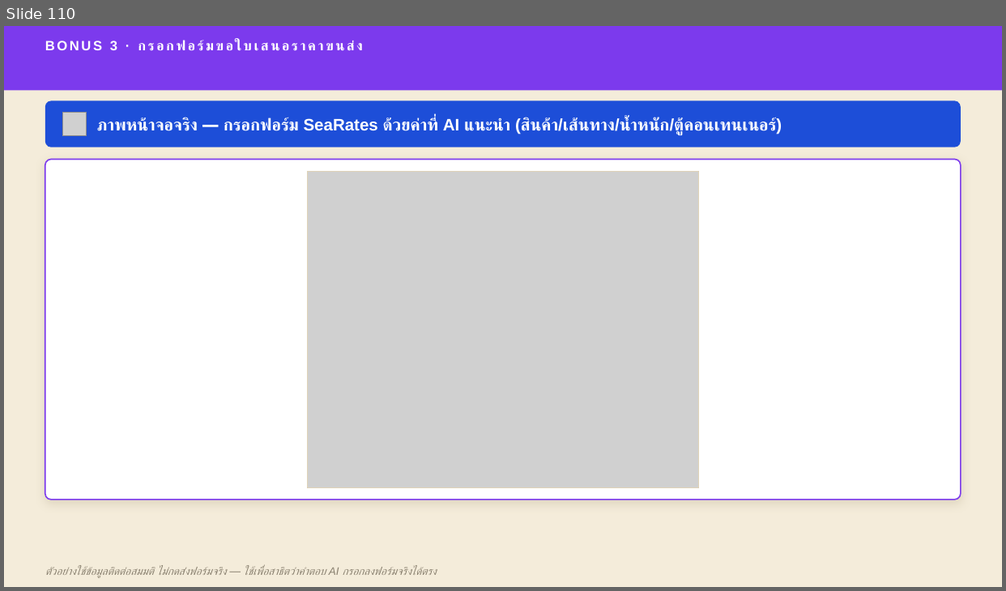
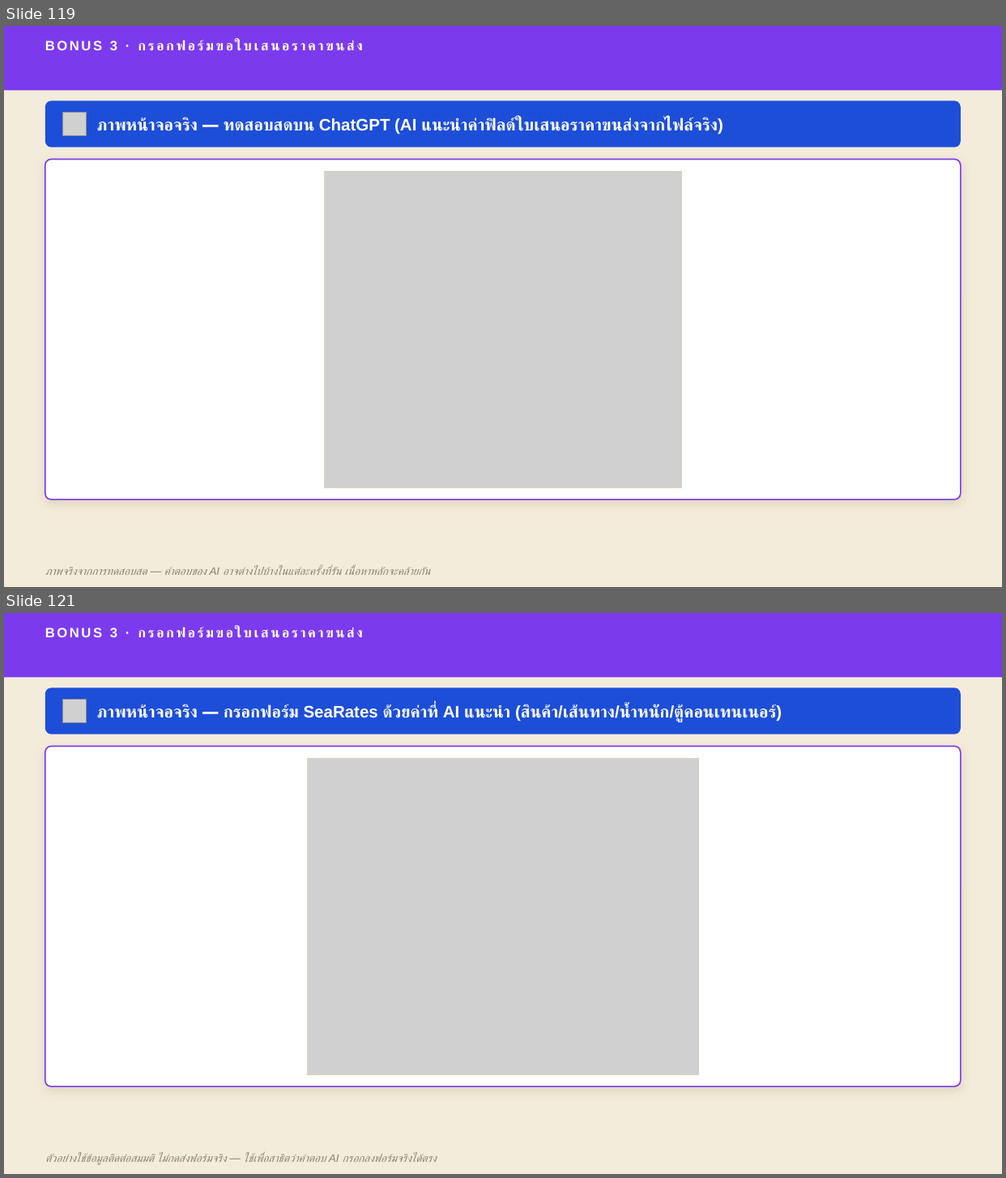
Before and after one commit to skunpoj/krungsri, a slide deck: deck/out3.pptx. Shown one above the other, each under a label of ours: slide 110 before the commit, slides 119 and 121 after it; the slides between them are not shown. The pictures are 1006x591 and 1006x1178 pixels, drawn with LibreOffice and Linux fonts; fonts in the diff are those of the drawing; grey boxes stand for pictures. Boxes give left, top, right and bottom in pixels: in the first picture for what was removed or moved away, otherwise in the second. Text is boxed around its words. In the diff, an @@ line names an element or a change of style, - is before the commit and + after.

```diff
--- a/deck/out3.pptx
+++ b/deck/out3.pptx
@@ slide 119 added at [4,26,1002,587], background #F4ECDA @@
@@ rectangle added at [4,26,1002,90], fill #7C3AED @@
@@ text added at [110,41,362,50], 13 pt, text #FFFFFF, bold @@
+BONUS 3 · กรอกฟอร์มขอใบเสนอราคาขนส่ง
@@ rounded rectangle added at [45,101,961,148], fill #1D4ED8 @@
@@ picture added at [62,112,87,136] @@
@@ text added at [97,118,723,135], 16 pt, text #FFFFFF, bold @@
+ภาพหน้าจอจริง — ทดสอบสดบน ChatGPT (AI แนะนำค่าฟิลด์ใบเสนอราคาขนส่งจากไฟล์จริง)
@@ rounded rectangle added at [45,160,961,500], fill #FFFFFF, outline #7C3AED 1.25 pt @@
@@ picture added at [325,171,681,488] @@
@@ rectangle added at [325,171,681,488], outline #E0D3B8 0.75 pt @@
@@ text added at [45,566,430,575], 10.5 pt, text #8A8170, italic @@
+ภาพจริงจากการทดสอบสด — คำตอบของ AI อาจต่างไปบ้างในแต่ละครั้งที่รัน เนื้อหาหลักจะคล้ายกัน
@@ what was slide 110 is now slide 121 @@
```
Also in this commit, not shown: 10 other slides added, 12 other files.
